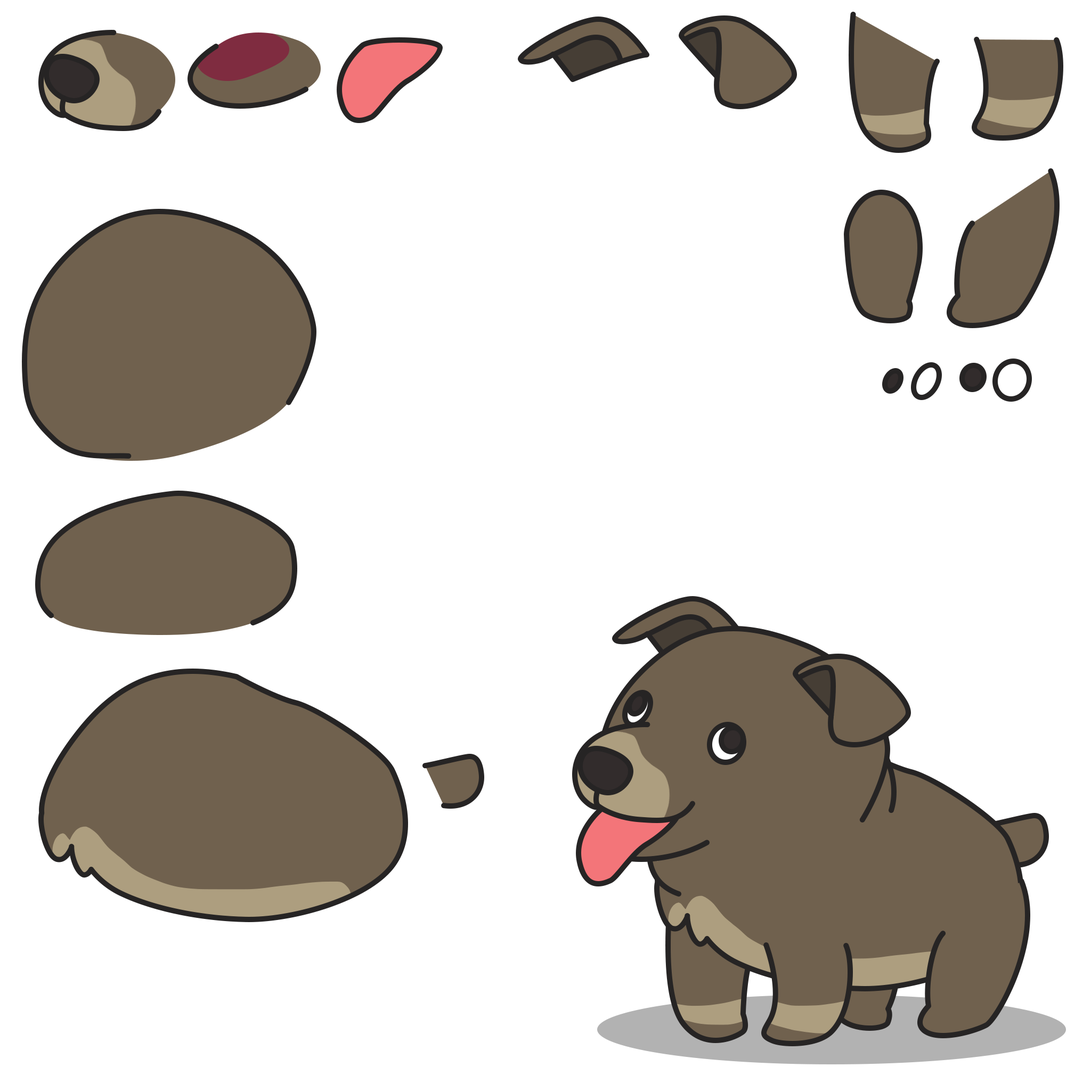
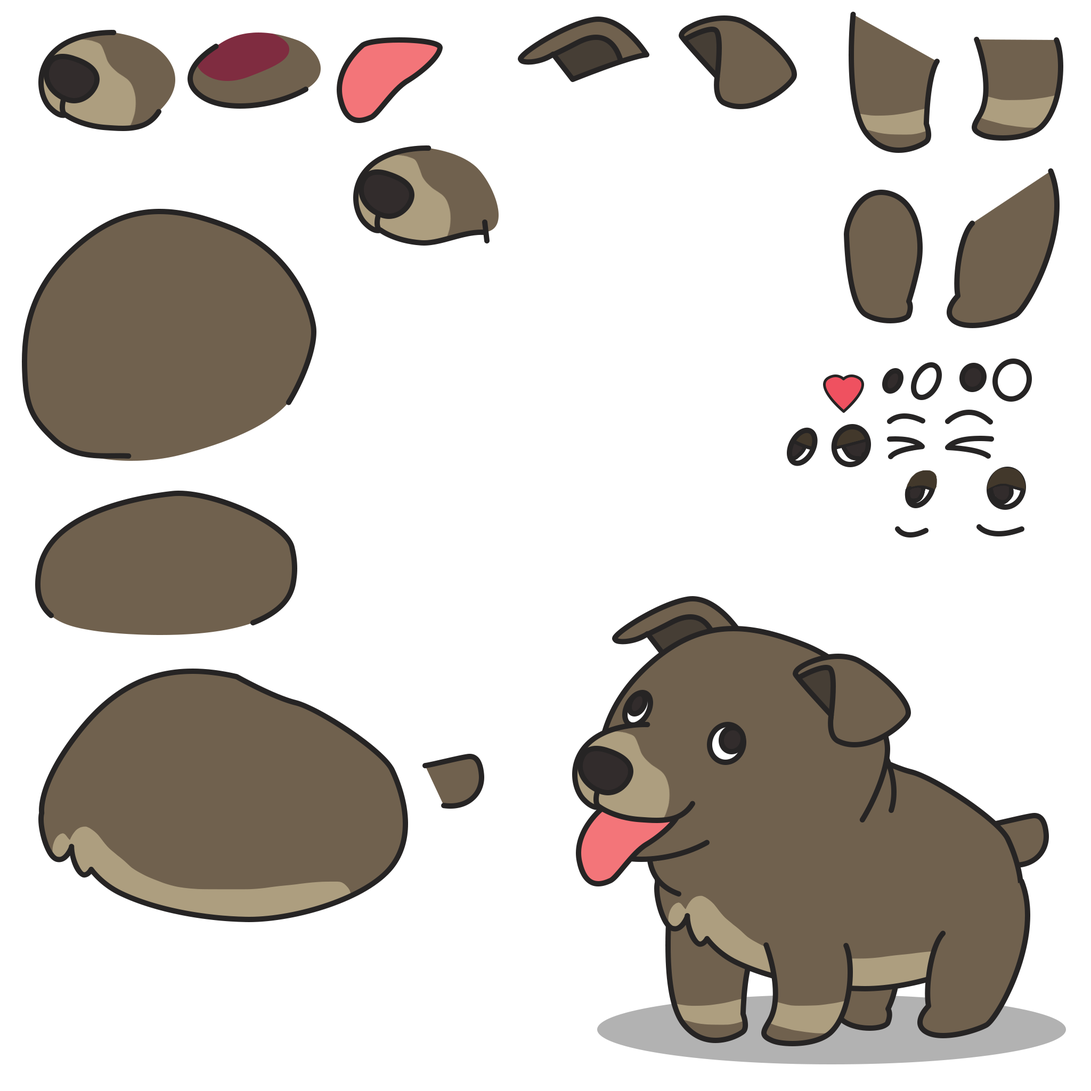
Two versions of the same layered image (1091x1091). Layer-by-layer changes:
added layer "Shape 45" in group "nvd" over [823, 374, 865, 414]
added layer "Layer 12" in group "nvd" over [787, 424, 872, 468]
added layer "Shape 44" in group "nvd" over [976, 524, 1025, 537]
added layer "Shape 43" in group "nvd" over [895, 526, 929, 538]
added layer "Layer 12 copy" in group "nvd" over [902, 466, 1027, 511]
added layer "Shape 42" in group "nvd" over [482, 219, 490, 244]
added layer "Shape 32 copy" in group "nvd" over [374, 211, 383, 233]
added layer "Shape 31 copy" in group "nvd" over [358, 169, 415, 220]
added layer "Shape 30 copy 2" (1st of 2, in "nvd") in group "nvd" over [353, 145, 487, 246]
added layer "Layer 8 copy" in group "nvd" over [353, 153, 452, 246]
added layer "Shape 30 copy 2" (2nd of 2, in "nvd") in group "nvd" over [356, 148, 499, 244]
added layer "Shape 41" in group "nvd" over [945, 435, 995, 459]
added layer "Shape 40" in group "nvd" over [887, 436, 926, 460]
added layer "Shape 39" in group "nvd" over [945, 409, 994, 425]
added layer "Shape 38" in group "nvd" over [887, 413, 926, 425]
